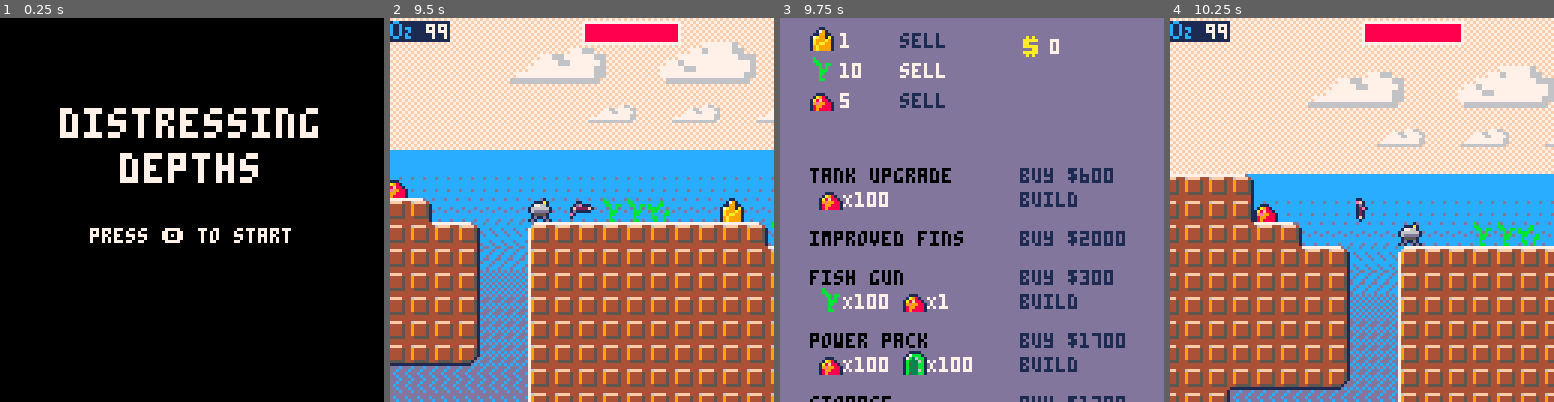
Above: before the commit, frames 1-4 (left to right).
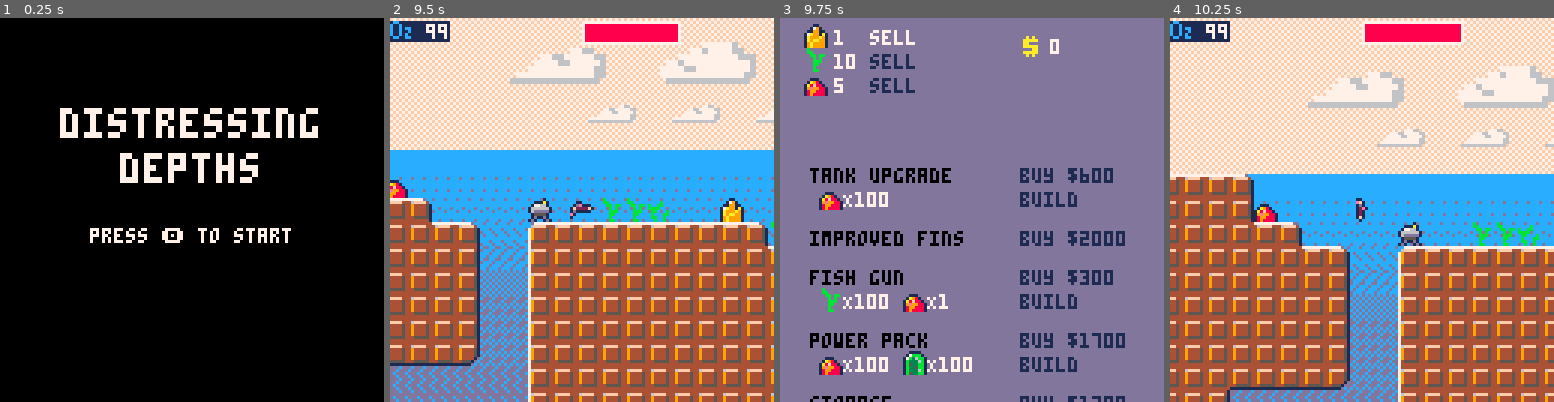
Above: after the commit, the same moments.

Repository: pcholt/ludumdare57
Game: PICO-8 cartridge depths.p8
Two runs of this game, one before a commit and one after it. Both use one fixed random seed, a clock stepped at 60 frames per second and the inputs below.
Inputs:
- Up to frame 1 (0.25 s): no input
- Up to frame 2 (9.5 s): tap O (Z key) at 0.33, 0.7, 1.43, 2.22, 3.1, 3.98, 4.87, 5.75, 6.63, 7.52, 8.4, 9.28 s; tap X (X key) at 1.07, 2.07, 2.4, 2.73, 3.07, 3.4, 3.73, 4.07, 4.4, 4.73, 5.07, 5.4, 5.73, 6.07, 6.4, 6.73, 7.07, 7.4, 7.73, 8.07, 8.4, 8.73, 9.07, 9.4 s; hold Left 1.97-2.37 s; hold Down 2.42-2.82 s; hold Right 2.87-3.53 s; hold Up 3.58-4.08 s; hold Right 4.13-4.53 s; hold Down 4.58-5.08 s; hold Left 5.13-5.8 s; hold Up 5.85-6.18 s; hold Left 6.23-6.63 s; hold Down 6.68-7.08 s; hold Right 7.13-7.8 s; hold Up 7.85-8.35 s; hold Right 8.4-8.8 s; hold Down 8.85-9.35 s; hold Left from 9.4 s (still down)
- Up to frame 3 (9.75 s): keep holding Left; tap X (X key) at 9.73 s
- Up to frame 4 (10.25 s): release Left at 10.07 s; tap X (X key) at 10.07 s; hold Up from 10.12 s (still down); tap O (Z key) at 10.17 s

Frames 1-2 are identical in both runs. In frame 3, 2.6% of the frame differs, in the area x 6-43%, y 1-25%; in frame 4, nothing differs.

Commit message:
display and more items

Diff:
--- a/depths.p8
+++ b/depths.p8
@@ -3,25 +3,31 @@
 __lua__
 -- distressing depths
 -- by paul holt
-player={
-	x=100, y=8, o2=100, n2={0,0,0,0}, flip_hor=false,
-    flip_vert=false, base_sprite=5,
-    inventory = {[19]=2, [20]=3, [36]=1, [52]=0},
-    equipment={},
-    cash=0,
-    o2=1,
-    power = 100,
-}
+function new_player()
+    return {
+        x=100, y=8, o2=100, n2={0,0,0,0}, flip_hor=false,
+        flip_vert=false, base_sprite=5,
+        inventory = {[19]=2, [20]=3, [36]=1, [52]=0, [44]=0, [28]=0, [60]=0},
+        equipment={},
+        cash=0,
+        o2=1,
+        power = 100,
+    }
+end
+player= new_player()
 display={
     closest=100,
 }
 particles={}
 depth_colors={12,13,5,1,0}
-ui_selected=1
+ui_selected=0
 recipes={
     [19]={name="fibre", price=1},
     [20]={name="iron", price=2},
     [36]={name="gold", price=3},
+    [28]={name="pink", price=3},
+    [44]={name="blue", price=3},
+    [60]={name="green", price=3},
     [52]={name="electrum", price=40},
 }
 constructions={
@@ -63,15 +69,7 @@
         print("press 🅾️ to start", 30, 70, 7)
         if btnp(4) then
             reload()
-            player={
-                x=100, y=8, o2=100, n2={0,0,0,0}, flip_hor=false,
-                flip_vert=false, base_sprite=5,
-                inventory = {[19]=2, [20]=3, [36]=1, [52]=0},
-                equipment={},
-                cash=0,
-                o2=1,
-                power = 100,
-            }
+            player= new_player()
             resource_counts = {}
             state = s_playing
         end
@@ -92,15 +90,7 @@
         print("press 🅾️ to restart", 30, 50, 7)
         if btnp(4) then
             reload()
-            player={
-                x=100, y=8, o2=100, n2={0,0,0,0}, flip_hor=false,
-                flip_vert=false, base_sprite=5,
-                inventory = {[19]=2, [20]=3, [36]=1, [52]=0},
-                equipment={},
-                cash=0,
-                o2=1,
-                power = 100,
-            }
+            player= new_player()
             resource_counts = {}
             state = s_playing
         end
@@ -119,16 +109,16 @@
     for t,amt in pairs(player.inventory) do
         m[i] = t
         if amt > 0 then
-            print(amt, 20, 5 + i*10, 7) -- Display the item and amount
+            if (i<=4) x=10 y=4+i*8 else x=80 y=4+(i-2)*8
+            spr(t, x-2, y-2) -- Display the item
+            print(amt, x+8, y, 7) -- Display the item and amount
             if (ui_selected == i) color=7 else color=1
-            print("sell", 40, 5 + i*10, color) -- Display a message
-            spr(t, 10, 3 + i*10) -- Display the item
+            print("sell", x+20, y, color) -- Display a message
             i+=1
         end
     end
     spr(27, 80, 5)
     print(player.cash, 90, 7, 7)
-    i+=1
 
     r=50
     local button={}
@@ -349,7 +339,7 @@
                 sfx(1)
                 state = s_interior
                 offset = 0
-                ui_selected = 1
+                ui_selected = 0
             end
         else
             disable_player_interior = false
@@ -759,7 +749,7 @@
 
 
 __gff__
-0000000000000000000000000000000001010102020000000002020000000000010101020300000000020200000000000101010203000000000202000000000001010101000000000000000000000000000000000000000000000000000000000000000000000000000000000000000000000000000000000000000000000000
+0000000000000000000000000000000001010102020000000002020002020200010101020300000000020200020202000101010203000000000202000202020001010101000000000000000000000000000000000000000000000000000000000000000000000000000000000000000000000000000000000000000000000000
 0000000000000000000000000000000000000000000000000000000000000000000000000000000000000000000000000000000000000000000000000000000000000000000000000000000000000000000000000000000000000000000000000000000000000000000000000000000000000000000000000000000000000000
 __map__
 0000000000000000000000000000000000000000000000000000000000000000000000000000000000000000000000000000000000000000000000000000000000000000000000000000000000000000000000000000000000000000000000000000000000000000000000000000000000000000000000000000000000000000
Not shown, changed: 20 lines of the sprite sheet (__gfx__) section of depths.p8
